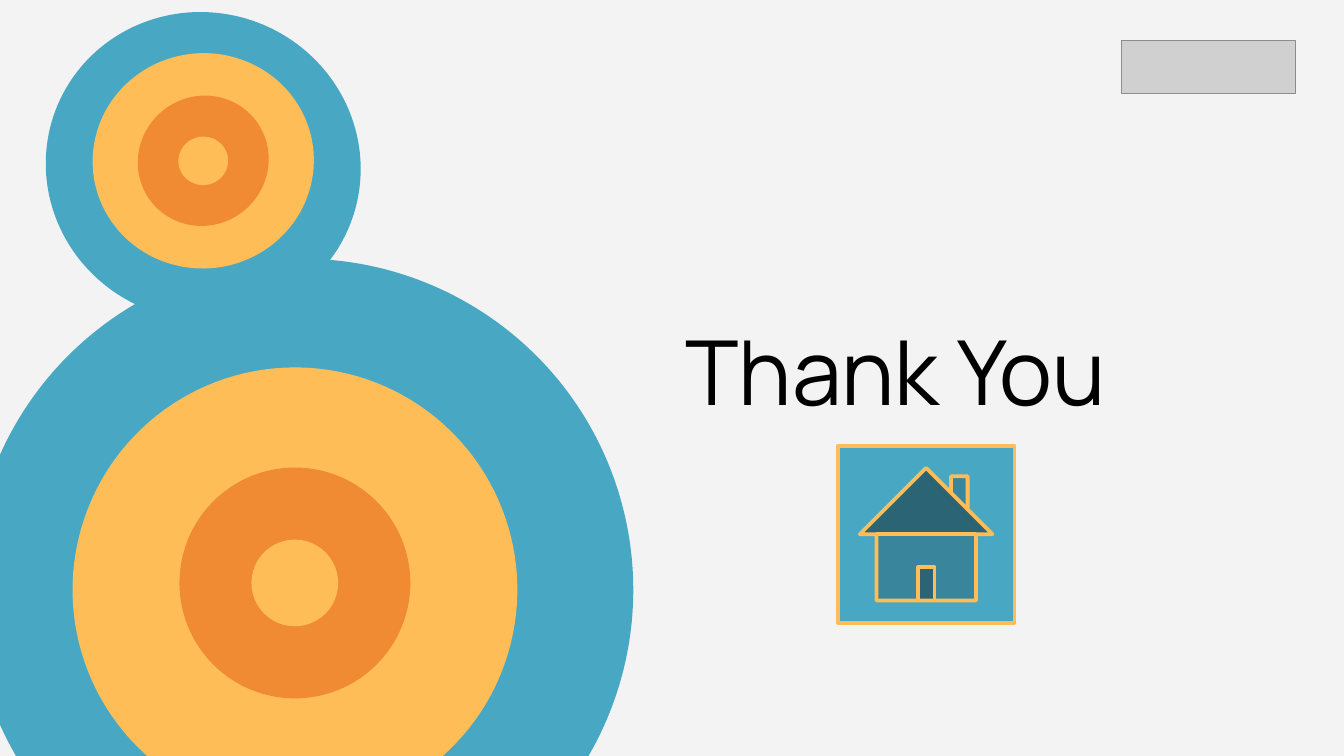
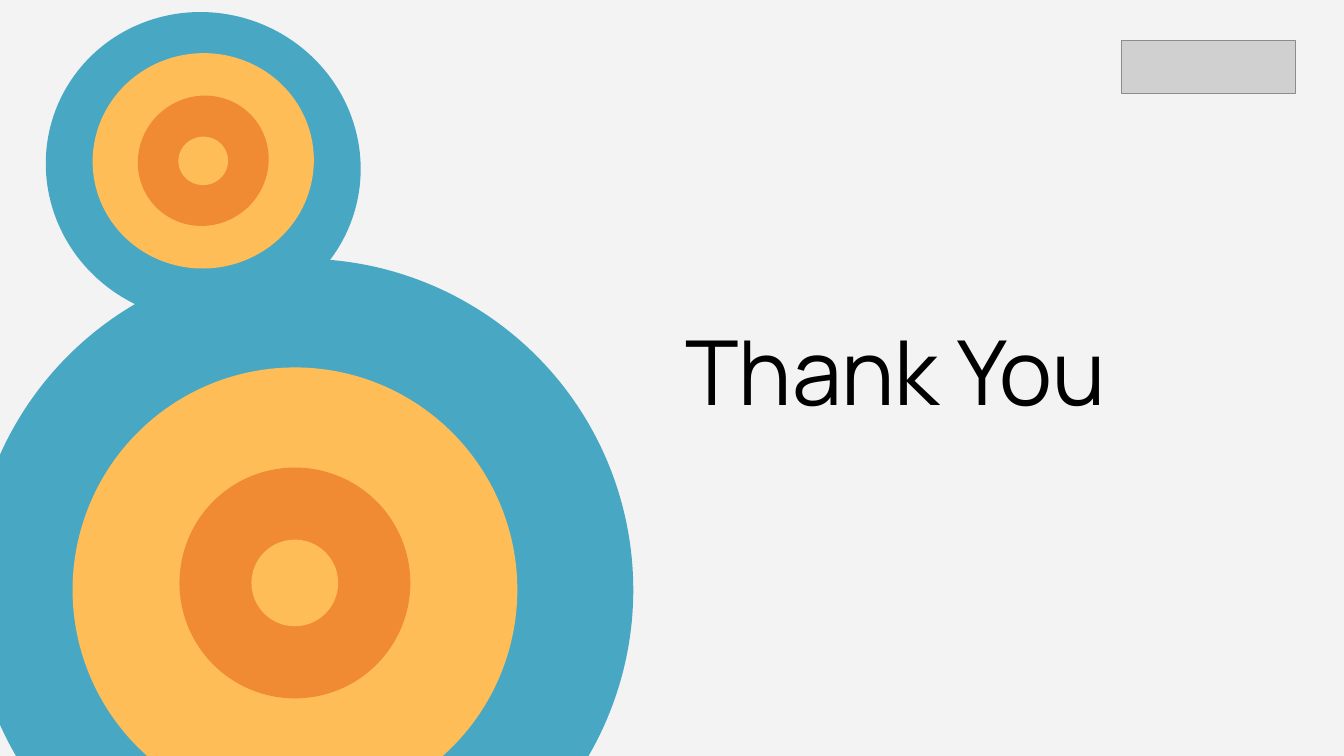
Before and after one commit to Fajrimughni/Final_Project_Fajri, a slide deck: slide 14 of Presentasi Final Project Data Analyst-Fajri Ilham Mughni.pptx. Drawn at 1344x756 pixels with LibreOffice and Linux fonts; fonts in the diff are those of the drawing; grey boxes stand for pictures. Boxes give left, top, right and bottom in pixels: in the first picture for what was removed or moved away, otherwise in the second. Text is boxed around its words. In the diff, an @@ line names an element or a change of style, - is before the commit and + after.

```diff
--- a/Presentasi Final Project Data Analyst-Fajri Ilham Mughni.pptx
+++ b/Presentasi Final Project Data Analyst-Fajri Ilham Mughni.pptx
@@ action button home removed at bbox=[837, 446, 1015, 624] @@
```
Also in this commit, not shown: 6 other slides changed.
